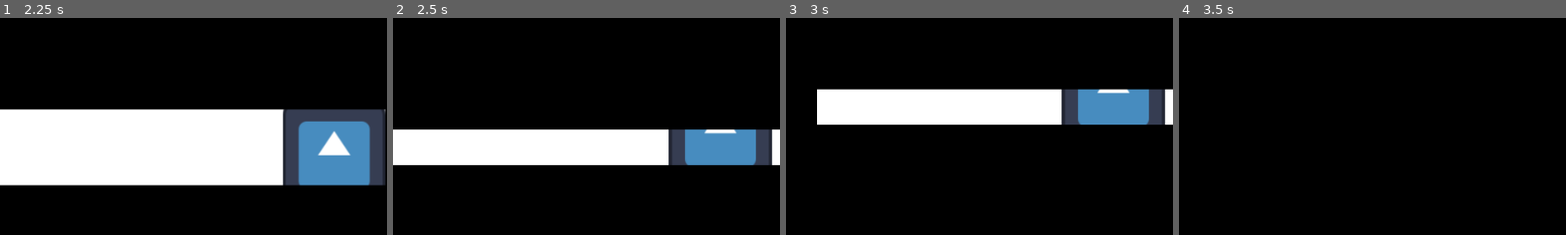
Above: before the commit, frames 1-4 (left to right).
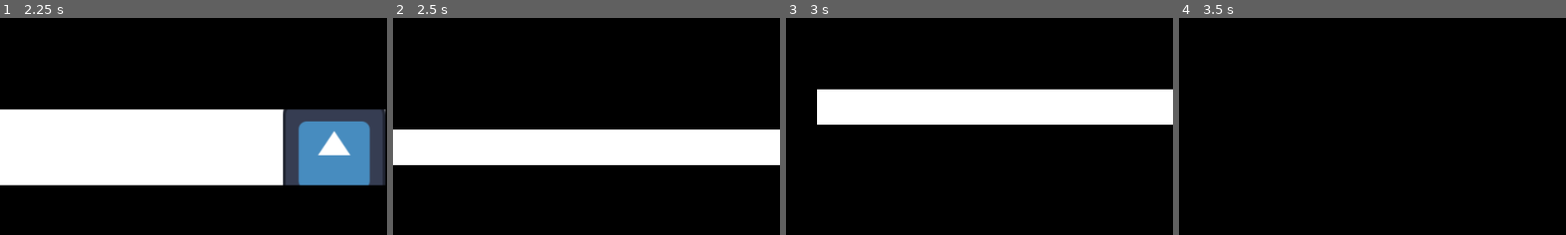
Above: after the commit, the same moments.

Repository: Compsciler/Unsquished
Game: Godot game, scene res://node_2d.tscn
The game is run twice, just before and just after one commit, with the same random seed, the same clock (stepped at 60 frames per second) and the same inputs. The engine's default icon, where the game draws it, is replaced by a stand-in: a white triangle on a blue panel in a dark square.
Inputs:
- Up to frame 1 (2.25 s): hold D (right) 0.53-1.28 s; tap J (hit) at 0.6, 1.35 s; hold S (down) 1.28-2.03 s; hold D (right) from 2.03 s (still down); tap Space (super) at 2.1 s
- Up to frame 2 (2.5 s): keep holding D (right); tap J (hit) at 2.3 s
- Up to frame 3 (3 s): release D (right) at 2.78 s; hold W (up) from 2.78 s (still down); tap J (hit) at 2.85 s
- Up to frame 4 (3.5 s): keep holding W (up)
The pictures show only the part of the screen within x 27-77%, y 20-70%; the shares and areas given below are measured in that part.

Frame 1 is identical in both runs. In frame 2, 4.3% of the frame differs, in the area x 71-98%, y 51-68%; in frame 3, 4.4%, in the area x 71-98%, y 32-50%; in frame 4, nothing differs.

Commit message:
Add squishification

Diff:
--- a/CharacterBody2D.gd
+++ b/CharacterBody2D.gd
@@ -5,6 +5,10 @@
 var punch_walls = []
 var hurt_walls = []
 var player_facing = Vector2.RIGHT
+@onready var audio_player = $AudioStreamPlayer2D
+@onready var sprite = $Icon
+
+var squished = false
 
 func _physics_process(delta):
 	var horizontal_direction = Input.get_axis("left", "right")
@@ -29,7 +33,7 @@
 				retract_walls.append(wall)
 		for wall in retract_walls:
 			print("some walls")
-			wall.retract(1 / len(retract_walls))
+			wall.retract(1.0 / len(retract_walls))
 
 
 	if Input.is_action_just_pressed("super"):
@@ -50,7 +54,10 @@
 func _on_hurt_area_2d_body_entered(body):
 	if body is Wall:
 		hurt_walls.append(body)
-	print("Is squished: %s" % [is_squished()])
+	if not squished and is_squished():
+		audio_player.play()
+		sprite.hide()
+		squished = true
 
 func _on_hurt_area_2d_body_exited(body):
 	if body is Wall:
--- a/node_2d.tscn
+++ b/node_2d.tscn
@@ -1,7 +1,8 @@
-[gd_scene load_steps=11 format=3 uid="uid://b3yyhj2vejcjk"]
+[gd_scene load_steps=12 format=3 uid="uid://b3yyhj2vejcjk"]
 
 [ext_resource type="Texture2D" uid="uid://d0swy2woght45" path="res://icon.svg" id="1_fke2k"]
 [ext_resource type="Script" path="res://CharacterBody2D.gd" id="1_h34pj"]
+[ext_resource type="AudioStream" uid="uid://dn0xl0r4opcwn" path="res://Audio/wilhelm.mp3" id="3_pq8vx"]
 [ext_resource type="Script" path="res://Wall.gd" id="3_rptvh"]
 
 [sub_resource type="RectangleShape2D" id="RectangleShape2D_1rw1c"]
@@ -11,7 +12,7 @@
 size = Vector2(196, 196)
 
 [sub_resource type="RectangleShape2D" id="RectangleShape2D_33o3g"]
-size = Vector2(144, 144)
+size = Vector2(96, 96)
 
 [sub_resource type="WorldBoundaryShape2D" id="WorldBoundaryShape2D_bjkvj"]
 normal = Vector2(0, 1)
@@ -42,7 +43,6 @@
 collision_mask = 2
 
 [node name="CollisionShape2D" type="CollisionShape2D" parent="CharacterBody2D/PunchArea2D"]
-position = Vector2(6, -0.5)
 shape = SubResource("RectangleShape2D_my7yi")
 
 [node name="HurtArea2D" type="Area2D" parent="CharacterBody2D"]
@@ -50,6 +50,9 @@
 
 [node name="CollisionShape2D" type="CollisionShape2D" parent="CharacterBody2D/HurtArea2D"]
 shape = SubResource("RectangleShape2D_33o3g")
+
+[node name="AudioStreamPlayer2D" type="AudioStreamPlayer2D" parent="CharacterBody2D"]
+stream = ExtResource("3_pq8vx")
 
 [node name="UpWall" type="AnimatableBody2D" parent="." groups=["wall"]]
 position = Vector2(480, 0)
Not shown, added: Audio/wilhelm.mp3.import
Not shown, added: Audio/wilhelm.mp3
